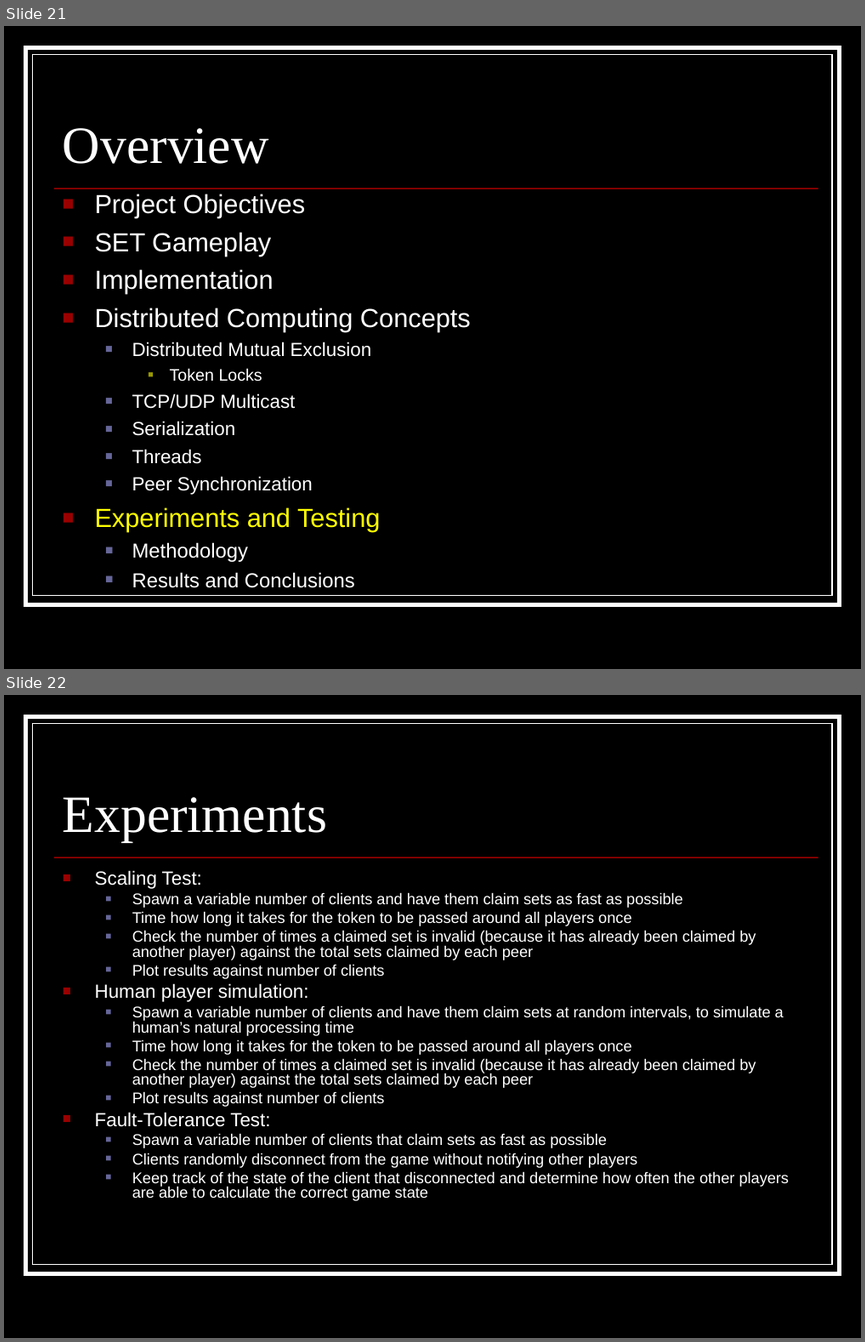
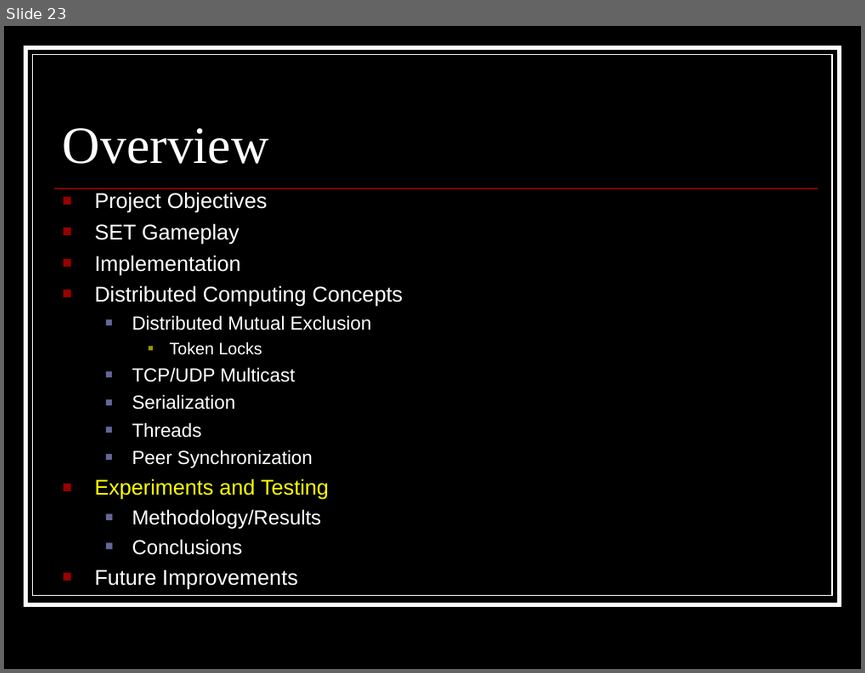
Before and after one commit to appleguru/p2pset, a slide deck: Other Documents/Final Presentation.ppt. Shown one above the other, each under a label of ours: slides 21 and 22 before the commit, slide 23 after it. The pictures are 865x1342 and 865x673 pixels, drawn with LibreOffice and Linux fonts; fonts in the diff are those of the drawing. Boxes give left, top, right and bottom in pixels: in the first picture for what was removed or moved away, otherwise in the second. Text is boxed around its words. In the diff, an @@ line names an element or a change of style, - is before the commit and + after.

```diff
--- a/Other Documents/Final Presentation.ppt
+++ b/Other Documents/Final Presentation.ppt
@@ slide 22 removed at (4,695,861,1338), background #000000; not listed: 3 template elements that a slide beside it also shows @@
@@ title removed at (63,797,327,841) @@
-Experiments
@@ text removed at (95,870,789,1201) @@
-■ Scaling Test:
-  ■ Spawn a variable number of clients and have them claim sets as fast as possible
-  ■ Time how long it takes for the token to be passed around all players once
-  ■ Check the number of times a claimed set is invalid (because it has already been claimed by another player) against the total sets claimed by each peer
-  ■ Plot results against number of clients
-■ Human player simulation:
-  ■ Spawn a variable number of clients and have them claim sets at random intervals, to simulate a human’s natural processing time
-  ■ Time how long it takes for the token to be passed around all players once
-  ■ Check the number of times a claimed set is invalid (because it has already been claimed by another player) against the total sets claimed by each peer
-  ■ Plot results against number of clients
-■ Fault-Tolerance Test:
-  ■ Spawn a variable number of clients that claim sets as fast as possible
-  ■ Clients randomly disconnect from the game without notifying other players
-  ■ Keep track of the state of the client that disconnected and determine how often the other players are able to calculate the correct game state
@@ what was slide 21 is now slide 23 @@
@@ slide 23 changed as well @@
@@ text at (95,192,403,499): size 22 to 18 pt in "Project Objectives", "SET Gameplay", "Implementation", "Distributed Computing Concepts" and 1 more places; less space between paragraphs @@
@@ text at (95,509,321,590): text changed @@
-  ■ Methodology
-  ■ Results and Conclusions
+  ■ Methodology/Results
+  ■ Conclusions
+■ Future Improvements
```
Also in this commit, not shown: 16 other slides changed, 10 slides added, 1 other slide removed.
